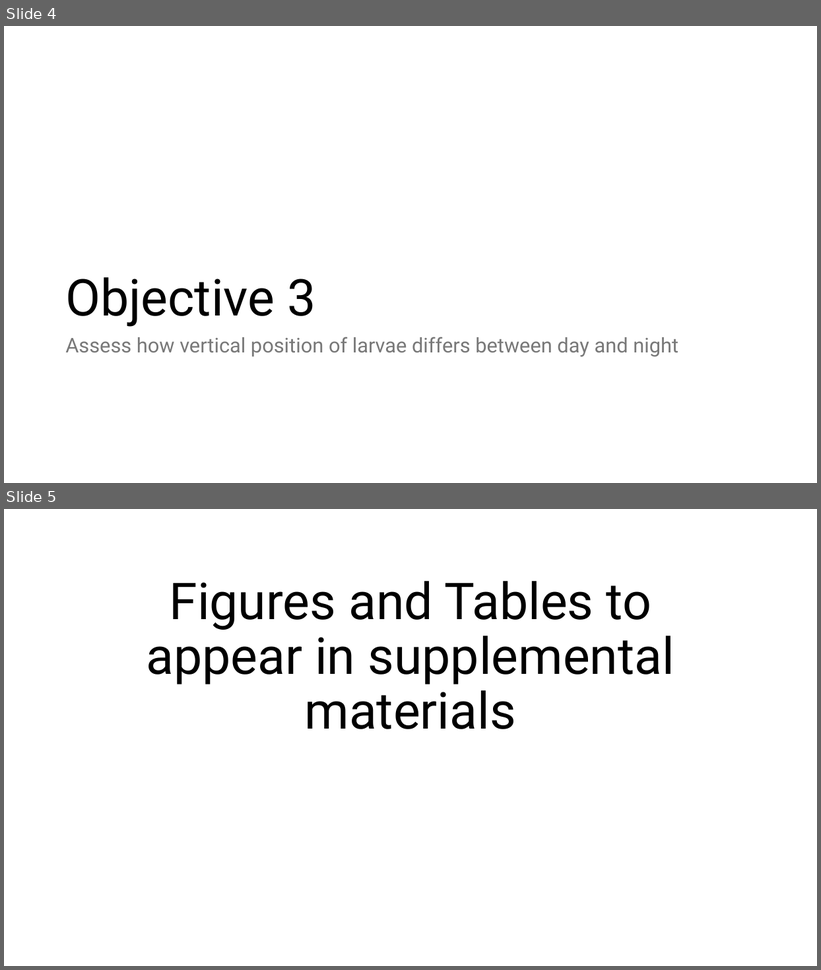
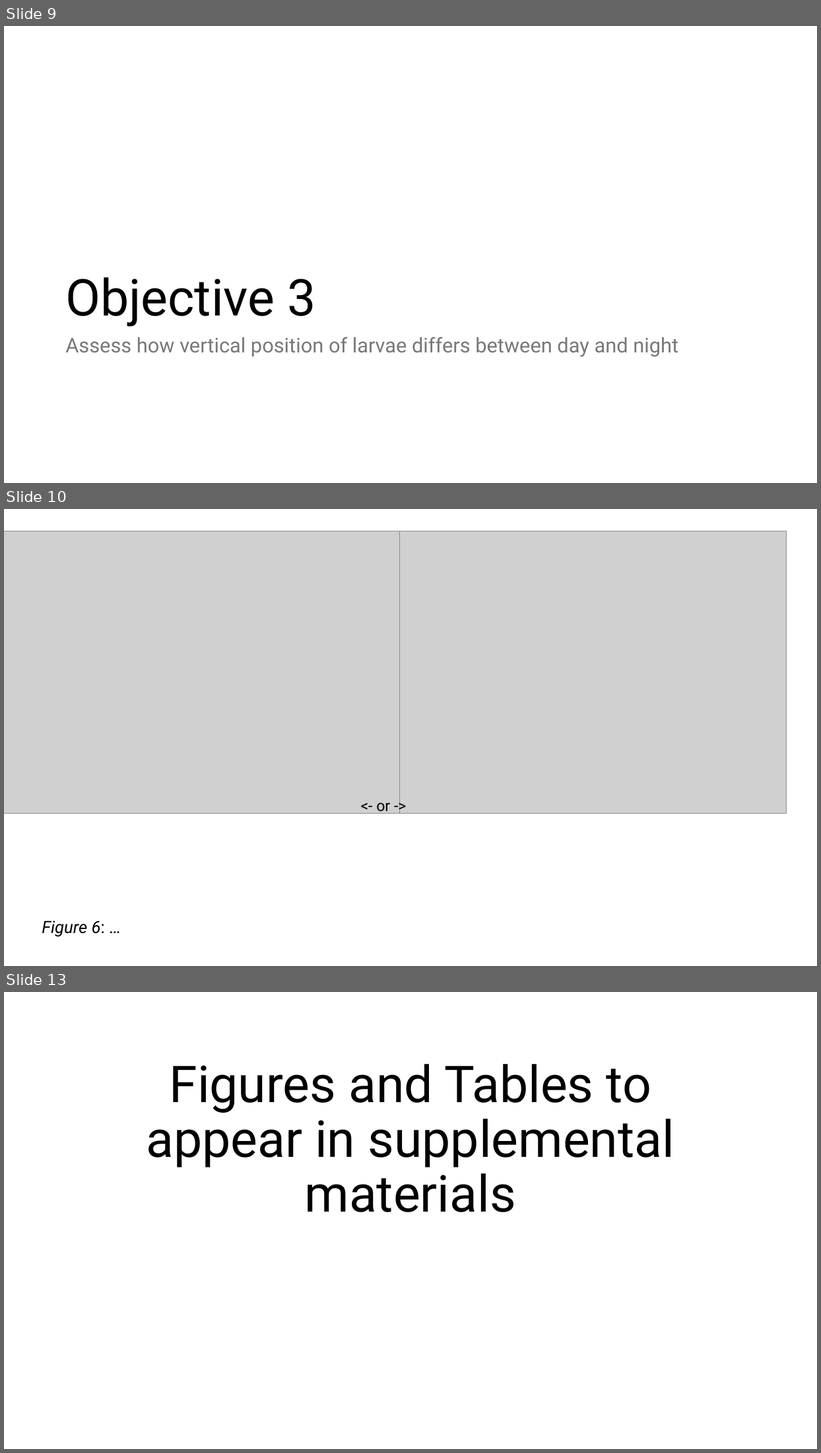
Before and after one commit to LukeABobay/larval-fish-community-analysis, a slide deck: Project Figures and Tables in order.pptx. Shown one above the other, each under a label of ours: slides 4 and 5 before the commit, slides 9, 10 and 13 after it; the slides between them are not shown. The pictures are 821x970 and 821x1453 pixels, drawn with LibreOffice and Linux fonts; fonts in the diff are those of the drawing; grey boxes stand for pictures. Boxes give left, top, right and bottom in pixels: in the first picture for what was removed or moved away, otherwise in the second. Text is boxed around its words. In the diff, an @@ line names an element or a change of style, - is before the commit and + after.

```diff
--- a/Project Figures and Tables in order.pptx
+++ b/Project Figures and Tables in order.pptx
@@ slide 10 added at (4,509,817,966), background #FFFFFF @@
@@ picture added at (4,531,400,814) @@
@@ picture added at (400,531,787,814) @@
@@ text added at (376,803,390,815), 18 pt, text #000000 @@
+<- or ->
@@ title added at (42,921,105,937), 20 pt, text #000000, italic @@
+Figure 6: …
@@ what was slide 4 is now slide 9 @@
@@ what was slide 5 is now slide 13 @@
```
Also in this commit, not shown: 1 slide changed, 12 other slides added, 1 other file.
